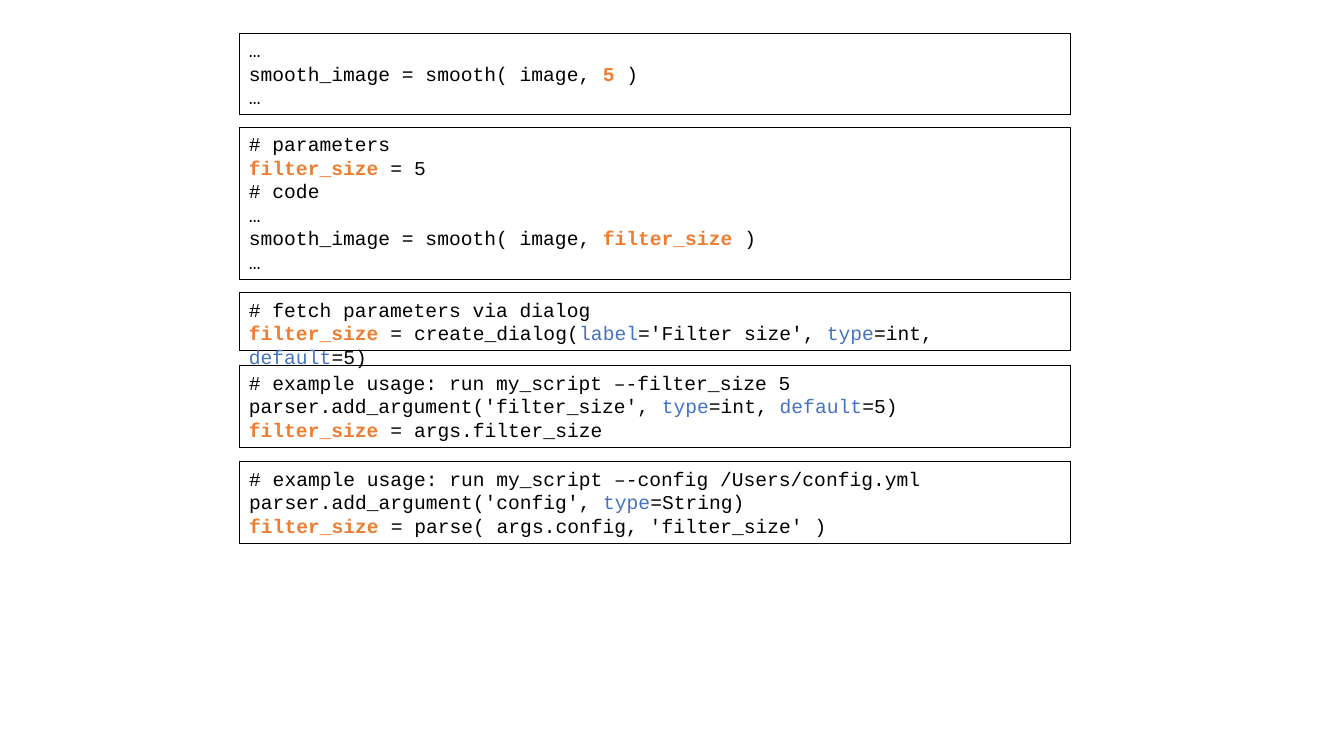
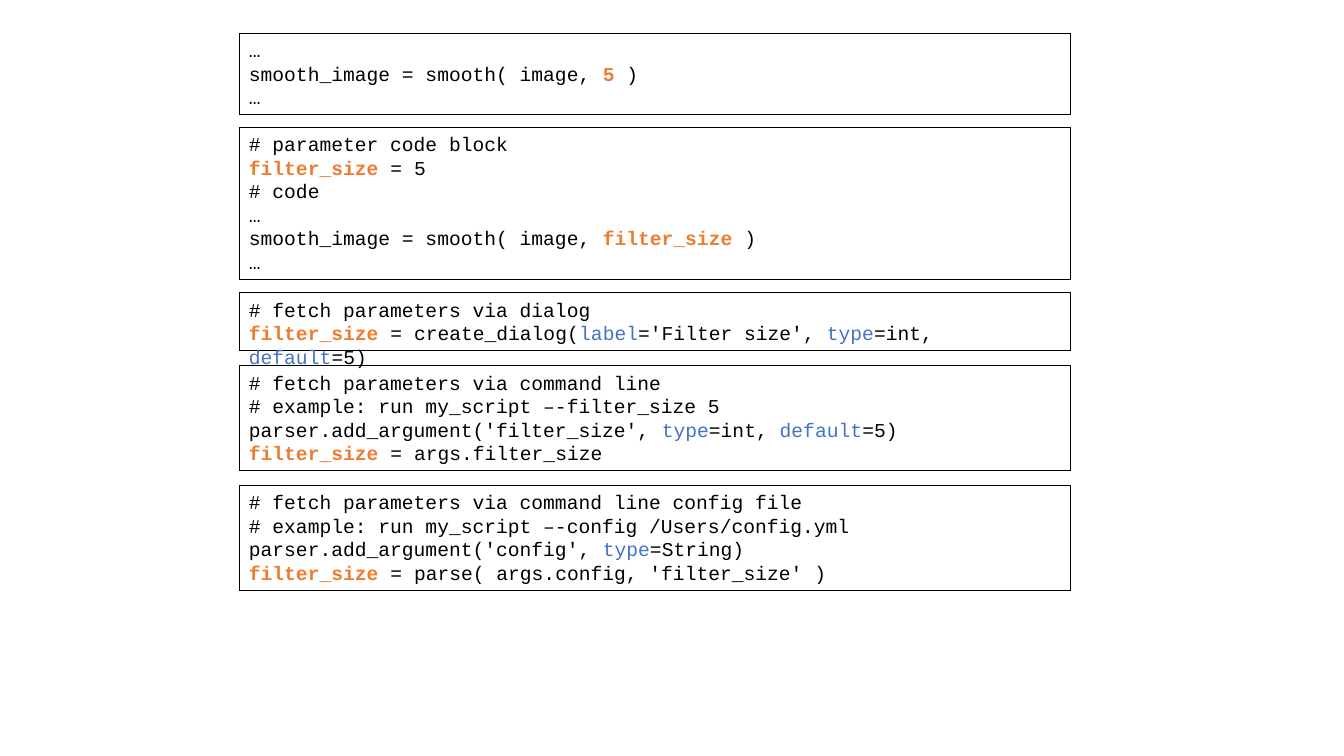
Before and after one commit to NEUBIAS/training-resources, a slide deck: slide 4 of figures/resources/fetching_user_input.pptx. Drawn at 1344x756 pixels with LibreOffice and Linux fonts; fonts in the diff are those of the drawing. Boxes give left, top, right and bottom in pixels: in the first picture for what was removed or moved away, otherwise in the second. Text is boxed around its words. In the diff, an @@ line names an element or a change of style, - is before the commit and + after.

```diff
--- a/figures/resources/fetching_user_input.pptx
+++ b/figures/resources/fetching_user_input.pptx
@@ text in rectangle at (272, 137, 508, 155): text changed @@
-# parameters
+# parameter code block
@@ rectangle "# fetch parameters via command ...": place and size @@
-rectangle "# fetch parameters via command ..." at (239, 366, 1071, 448)
+rectangle "# fetch parameters via command ..." at (239, 366, 1071, 471)
@@ text in rectangle at (272, 376, 720, 417): text changed @@
-# example usage: run my_script –-filter_size 5
+# fetch parameters via command line
+# example: run my_script –-filter_size 5
@@ rectangle "# fetch parameters via command ...": place and size @@
-rectangle "# fetch parameters via command ..." at (239, 462, 1071, 543)
+rectangle "# fetch parameters via command ..." at (239, 485, 1071, 590)
@@ text in rectangle at (272, 496, 849, 537): text changed @@
-# example usage: run my_script –-config /Users/config.yml
+# fetch parameters via command line config file
+# example: run my_script –-config /Users/config.yml
```
Also in this commit, not shown: 3 other files.
